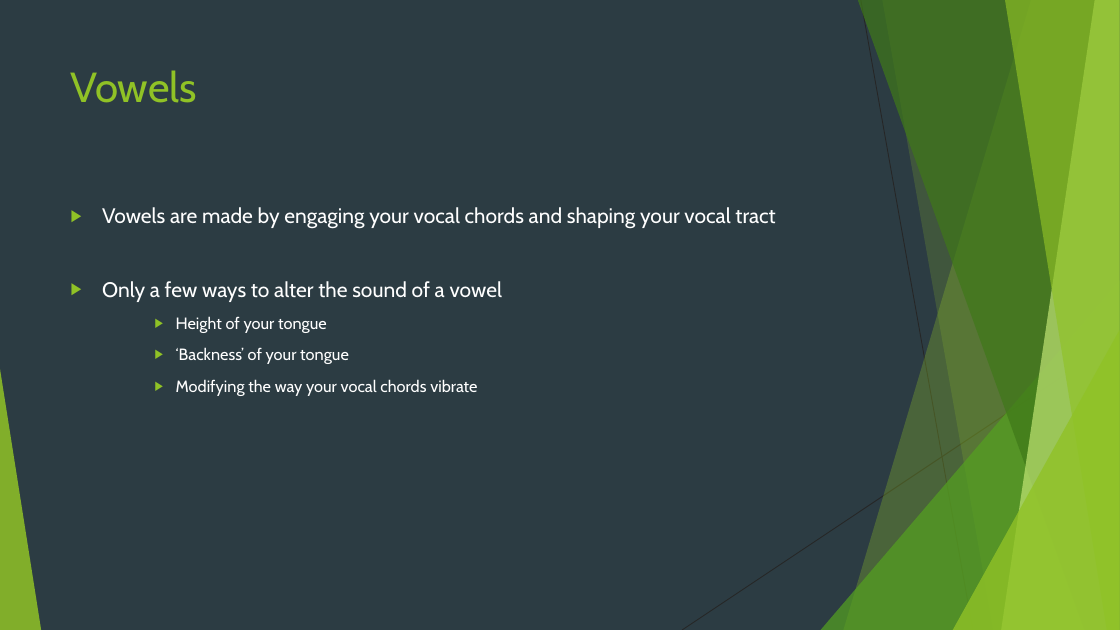
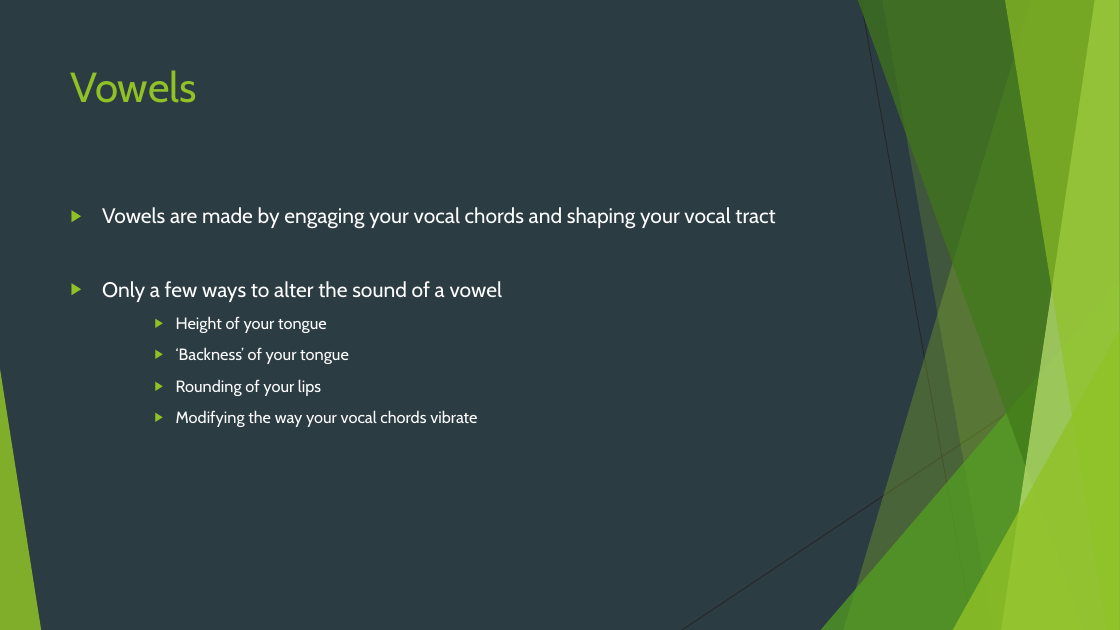
Before and after one commit to krownniuqjk/Lectures, a slide deck: slide 19 of Short Course in Linguistics Wk 1.pptx (slide 15 before the commit). Drawn at 1120x630 pixels with LibreOffice and Linux fonts; fonts in the diff are those of the drawing. Boxes give left, top, right and bottom in pixels: in the first picture for what was removed or moved away, otherwise in the second. Text is boxed around its words. In the diff, an @@ line names an element or a change of style, - is before the commit and + after.

```diff
--- a/Short Course in Linguistics Wk 1.pptx
+++ b/Short Course in Linguistics Wk 1.pptx
@@ text at bbox=[176, 379, 321, 396]: paragraph added @@
+    ▶ Rounding of your lips
```
Also in this commit, not shown: 42 slides added, 2 slides removed, 1 other file.
